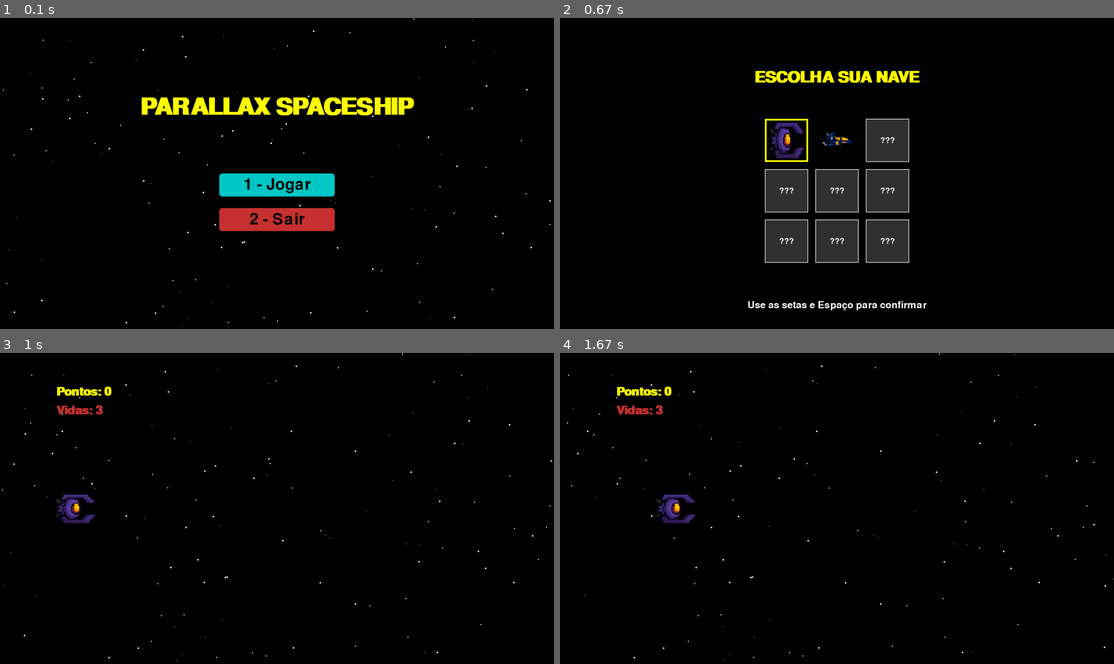
Above: before the commit, frames 1-4 (two rows, left to right).
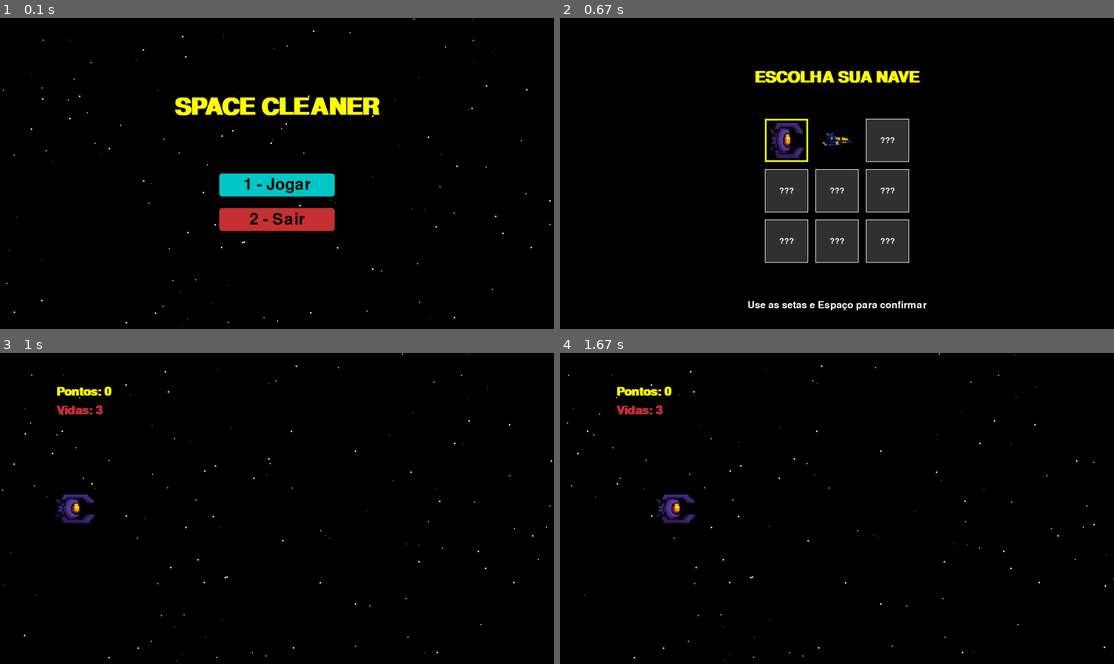
Above: after the commit, the same moments.

Repository: JoviOakz/PyGameFaculdade
Game: pygame game, started from arcSpacshpPrototype.py
The game is run twice, just before and just after one commit, with the same random seed, the same clock (stepped at 60 frames per second) and the same inputs.
Inputs:
- Up to frame 1 (0.1 s): no input
- Up to frame 2 (0.67 s): tap 1 at 0.33 s
- Up to frame 3 (1 s): tap Space at 0.67 s
- Up to frame 4 (1.67 s): hold Right 1-1.47 s

The runs differ from the first frame. In frame 1, 1.7% of the frame differs, in the area x 25-75%, y 25-32%; in frame 2, nothing differs; in frame 3, nothing differs; in frame 4, nothing differs.

Commit message:
feat: name update

Diff:
--- a/arcSpacshpPrototype.py
+++ b/arcSpacshpPrototype.py
@@ -9,7 +9,7 @@
 # =========================================
 WIDTH, HEIGHT = 1920, 1080  # Full HD
 screen = pygame.display.set_mode((WIDTH, HEIGHT))
-pygame.display.set_caption('Parallax - Spaceship Arcade 2.5D')
+pygame.display.set_caption('Spaceship Arcade 2.5D')
 clock = pygame.time.Clock()
 spawn_margin = 100  # distância da borda superior e inferior para spawn de inimigos
 difficulty_step = 100  # pontos para aumentar dificuldade
@@ -166,7 +166,7 @@
     font_title = pygame.font.SysFont(None, 120, bold=True)
     font_btn = pygame.font.SysFont(None, 80)
 
-    title = font_title.render("PARALLAX SPACESHIP", True, YELLOW)
+    title = font_title.render("SPACE CLEANER", True, YELLOW)
     screen.blit(title, (WIDTH // 2 - title.get_width() // 2, HEIGHT // 4))
 
     start_rect = pygame.Rect(WIDTH // 2 - 200, HEIGHT // 2, 400, 80)
